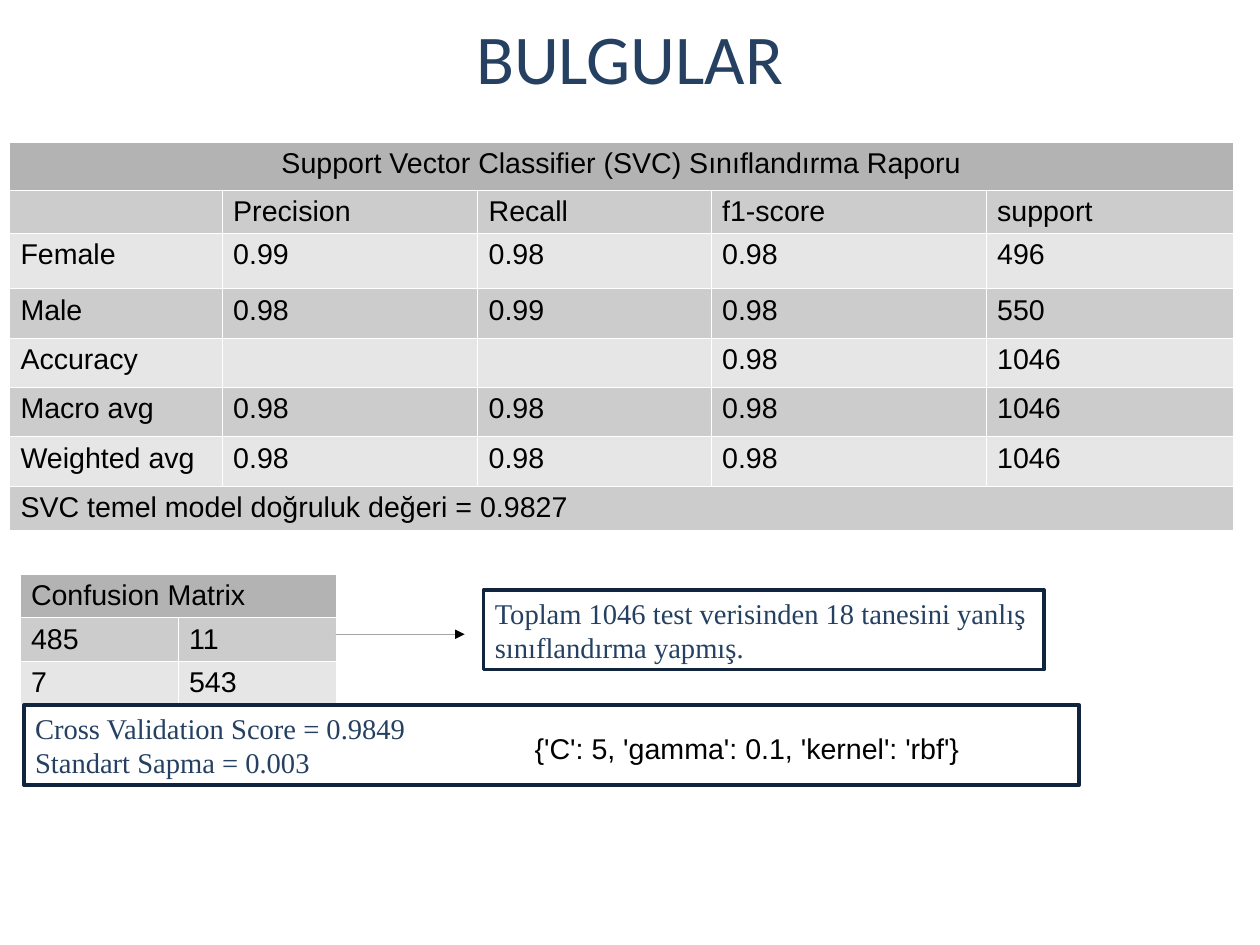
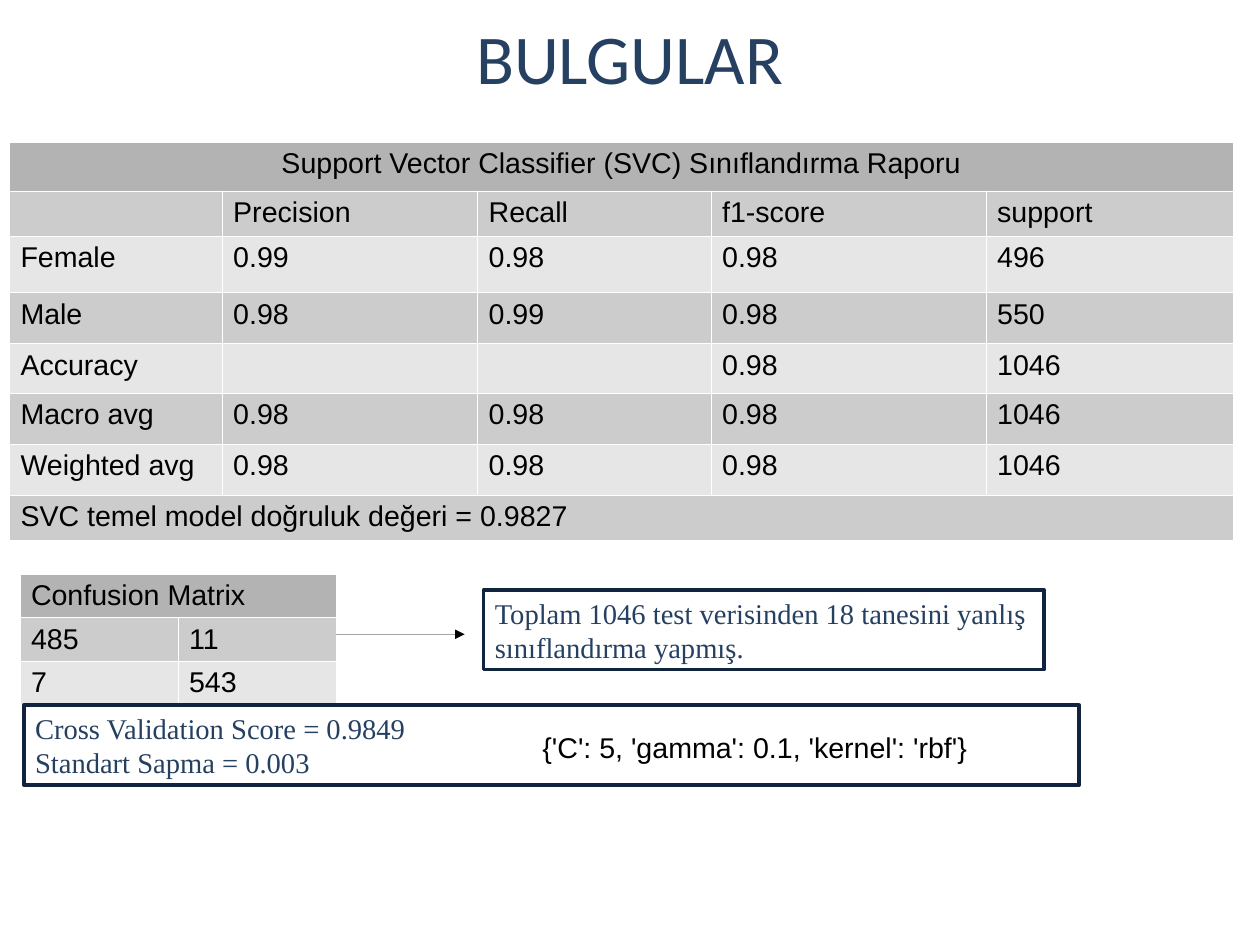
Before and after one commit to MajevSong/Gender-Recognition-by-Voice, a slide deck: slide 17 of output/ml_snm.odp (slide 14 before the commit). Drawn at 1260x945 pixels with LibreOffice and Linux fonts; fonts in the diff are those of the drawing; background and template pictures are left out. Boxes give left, top, right and bottom in pixels: in the first picture for what was removed or moved away, otherwise in the second. Text is boxed around its words. In the diff, an @@ line names an element or a change of style, - is before the commit and + after.

```diff
--- a/output/ml_snm.odp
+++ b/output/ml_snm.odp
@@ table: place and size @@
-table at [9, 142, 1234, 529]
+table at [9, 142, 1234, 541]
@@ text "{'C': 5, 'gamma': 0.1, 'kernel': ...": place and size @@
-text "{'C': 5, 'gamma': 0.1, 'kernel': ..." at [535, 738, 959, 765]
+text "{'C': 5, 'gamma': 0.1, 'kernel': ..." at [542, 737, 967, 764]
```
Also in this commit, not shown: 2 other slides changed, 3 slides added, 1 other file.
